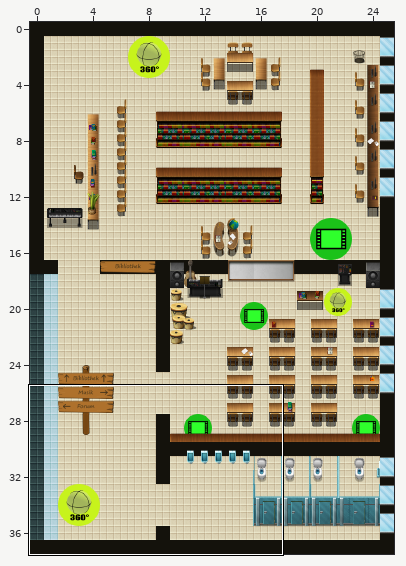
Tiled map (JSON), stored at optimized/maps/muBib.json. The picture above shows the old version from afar; the outline marks the close-up.
Close-up. Before the edit:
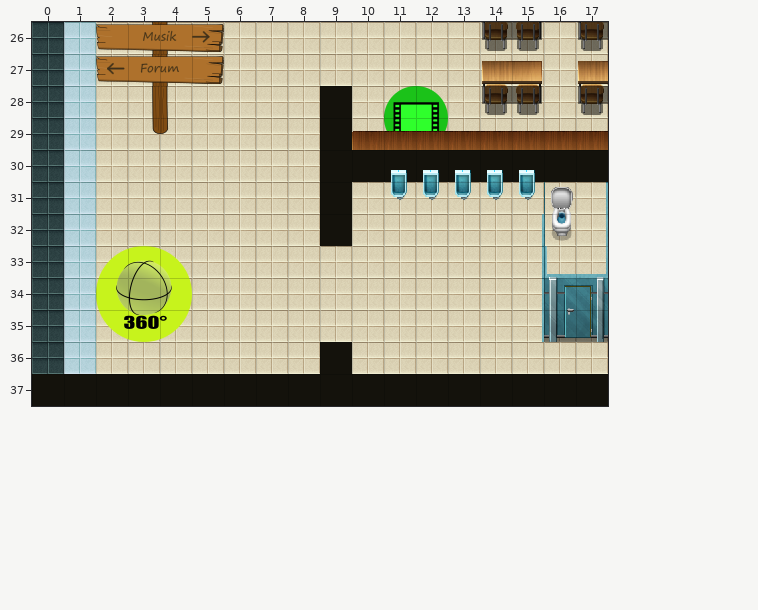
Cells are 32x32 px. Shown: x 0..17, y 26..37. The commit also changed other parts of the map, which this record leaves out.
Once edited:
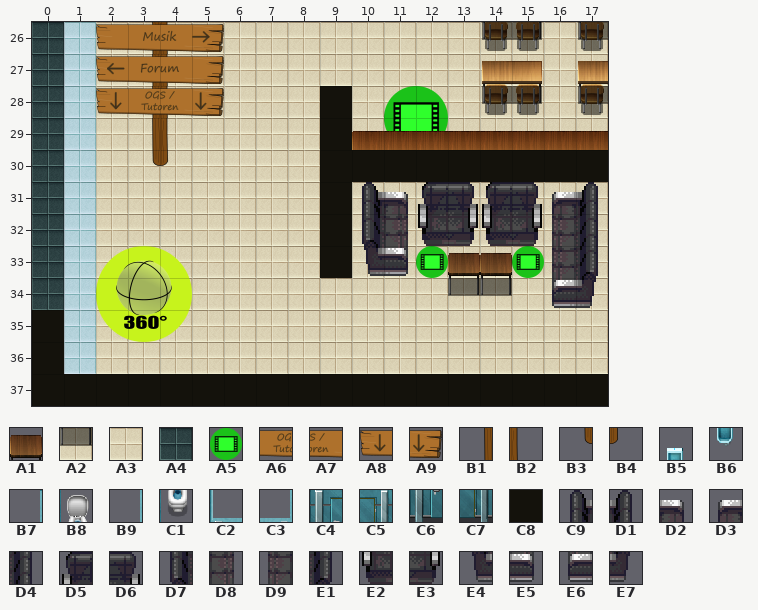
Key: from "Einrichtung1": A1 55, A2 71; from "Floor": A3 12, A4 21; from "Icons": A5 41; from "Schilder": A6 10, A7 11, A8 24, A9 27, B1 62, B2 63, B3 74, B4 75; from "Tile 3": B5 12, B6 28, B7 44, B8 45, B9 60, C1 61, C2 77, C3 78, C4 93, C5 94, C6 109, C7 110; from "Walls": C8 19; from "deviant_milkian": C9 90, D1 93, D2 107, D3 108, D4 109, D5 120, D6 121, D7 122, D8 123, D9 124, E1 125, E2 136, E3 137, E4 138, E5 139, E6 140, E7 141.
__ is an empty cell.
See-through tiles are keyed as they look on the map.
The exact change:
layer "portal-forum" offset 0,0 -> 6,73 px
Layer "bottom":
Tile C8 gives way to tile A3 in row 36 at x 9.
Tile A3 gives way to tile C8 in row 33 at x 9.
Tile A4 gives way to tile C8 in rows 35 to 36 at x 0.
Layer "top1":
Tile B7 gives way to tile A5 in row 33 at x 15.
The edit adds tile A5 in row 33 at x 12.
The edit adds tile C9 in row 31 at x 10.
Tile B7 gives way to tile D1 in row 31 at x 17.
Tile B6 gives way to tile D2 in row 31 at x 11.
Tile B8 gives way to tile D3 in row 31 at x 16.
Tile B9 gives way to tile D4 in row 32 at x 17.
Tile B6 gives way to tile D5 in row 31 at x 12 and 14.
Tile B6 gives way to tile D6 in row 31 at x 13 and 15.
The edit adds tile D7 in row 32 at x 10.
The edit adds tile D8 in row 32 at x 11.
Tile C1 gives way to tile D9 in row 32 at x 16.
Tile C2 gives way to tile D9 in row 33 at x 16.
Tile C3 gives way to tile E1 in row 33 at x 17.
The edit adds tile E2 in row 32 at x 12 and 14.
Tile B9 gives way to tile E3 in row 32 at x 15.
The edit adds tile E3 in row 32 at x 13.
The edit adds tile E4 in row 33 at x 10.
The edit adds tile E5 in row 33 at x 11.
Tile C4 gives way to tile E6 in row 34 at x 16.
Tile C5 gives way to tile E7 in row 34 at x 17.
The author cleared tile B5 in row 30 at x 11 to 15.
The author cleared tile B7 in row 34 at x 15.
The author cleared tile B9 in row 35 at x 15.
The author cleared tile C6 in row 35 at x 16.
The author cleared tile C7 in row 35 at x 17.
Layer "overhead1":
The edit adds tile A1 in row 33 at x 13 to 14.
The edit adds tile A2 in row 34 at x 13 to 14.
Tile B3 gives way to tile B1 in row 29 at x 3.
Tile B4 gives way to tile B2 in row 29 at x 4.
The edit adds tile B3 in row 30 at x 3.
The edit adds tile B4 in row 30 at x 4.
Layer "overhead2":
The edit adds tile A6 in row 28 at x 3.
The edit adds tile A7 in row 28 at x 4.
The edit adds tile A8 in row 28 at x 2.
The edit adds tile A9 in row 28 at x 5.
